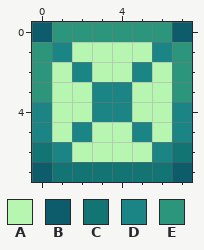
Two states of a pixel-art file, Assets/Game/Items/Cargo/Sprites/Cargo.aseprite. The picture above is the old version.
16x16 pixels, 1 frame. The old version is drawn lined up with the new one, on the new canvas.
Palette (. is transparent): A #b6f6b1  B #0c5c6b  C #137474  D #1b8585  E #2c967c
Pixels before, first column x 0:
0 BEEEEEEB
1 EDAAAADE
2 EADAADAE
3 EAADDAAE
4 DAADDAAD
5 DADAADAD
6 CDAAAADC
7 BCCCCCCB
After:
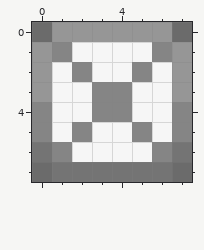
Changes in this commit:
canvas 16x16 -> 8x8 (the part of the old canvas that was cut away was empty and is not shown)
colour A: #b6f6b1 -> #f6f6f6
colour B: #0c5c6b -> #6b6b6b
colour C: #137474 -> #747474
colour D: #1b8585 -> #858585
colour E: #2c967c -> #969696
Where, in picture pixels (left, top, right, bottom), the same in both pictures:
changed: (32, 22, 192, 182)
